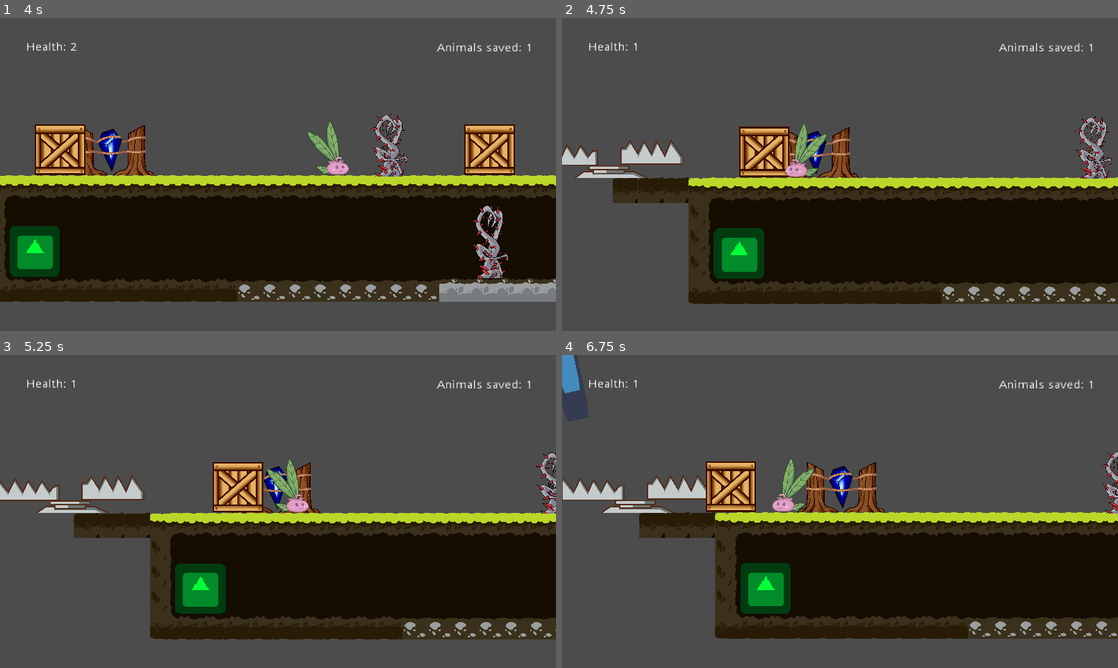
Above: before the commit, frames 1-4 (two rows, left to right).
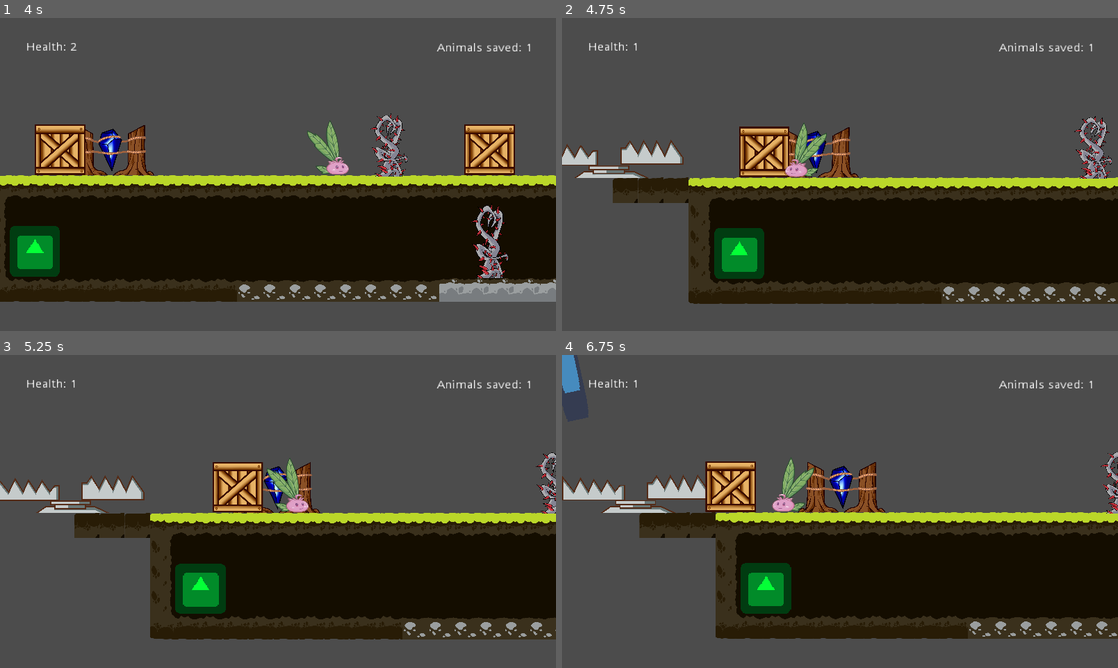
Above: after the commit, the same moments.

Repository: DamianKoch1/OnionsAdventure
Game: Godot game, scene res://Levels/Prototype.tscn
Two runs of this game, one before a commit and one after it. Both use one fixed random seed, a clock stepped at 60 frames per second and the inputs below. The engine's default icon, where the game draws it, is replaced by a stand-in: a white triangle on a blue panel in a dark square.
Inputs:
- Up to frame 1 (4 s): hold Right (ui_right) 0.53-2.03 s; tap E (push) every 0.75 s from 0.6 to 3.6 s; tap Space (jump) at 0.77, 1.52, 3.02, 3.77 s; hold Left (ui_left) 2.03-2.78 s; hold Right (ui_right) from 2.78 s (still down)
- Up to frame 2 (4.75 s): release Right (ui_right) at 4.28 s; hold Left (ui_left) from 4.28 s (still down); tap E (push) at 4.35 s; tap Space (jump) at 4.52 s
- Up to frame 3 (5.25 s): release Left (ui_left) at 5.03 s; hold Right (ui_right) from 5.03 s (still down); tap E (push) at 5.1 s
- Up to frame 4 (6.75 s): release Right (ui_right) at 5.78 s; hold Left (ui_left) from 5.78 s (still down); tap E (push) at 5.85, 6.6 s; tap Space (jump) at 6.02 s

Frame 1 is identical in both runs. In frame 2, 0.2% of the frame differs, in the area x 0-100%, y 31-91%; in frame 3, 0.3%; in frame 4, 0.5%, in the area x 0-100%, y 0-90%.

Commit message:
box and traps now reset on respawn, thornbushes crash

Diff:
--- a/Levels/Level 1.tscn
+++ b/Levels/Level 1.tscn
@@ -82,7 +82,7 @@
 "values": [ 0.0, 90.0 ]
 }
 
-[node name="Node2D" instance=ExtResource( 1 )]
+[node name="Node2D" index="0" instance=ExtResource( 1 )]
 
 _sections_unfolded = [ "Transform" ]
 
--- a/Levels/Level 2.tscn
+++ b/Levels/Level 2.tscn
@@ -14,7 +14,7 @@
 [ext_resource path="res://Objects/Ladder/Ladder.tscn" type="PackedScene" id=12]
 [ext_resource path="res://Objects/Ladder/asset_vine_1.png" type="Texture" id=13]
 
-[node name="Node2D" index="0" instance=ExtResource( 1 )]
+[node name="Node2D" instance=ExtResource( 1 )]
 
 _sections_unfolded = [ "Transform" ]
 
--- a/Objects/Box/Box.gd
+++ b/Objects/Box/Box.gd
@@ -7,6 +7,10 @@
 export var gravity = 12
 onready var worldNode = get_parent()
 onready var ray = $RayCast2D
+var startpos
+
+func _ready():
+	startpos = global_position
 
 func _physics_process(delta):
 	rayUpdate()
@@ -21,7 +25,9 @@
 
 func _on_Area2D_body_entered(body):
 	if body.name == "Onion":
-		player = body
+		if player == null:
+			player = body
+			player.connect("loseHp", self, "resetPos")
 		if Input.is_action_just_pressed("push"):
 			if isPushed == true:
 				isPushed = false
@@ -49,3 +55,6 @@
 		obj.add_child(self)
 		set_global_transform(transf)
 		rotation_degrees = 0
+
+func resetPos():
+	global_position = startpos
--- a/Objects/Runes/FireStone.gd
+++ b/Objects/Runes/FireStone.gd
@@ -2,19 +2,30 @@
 
 export(NodePath) var objToDestroyPath
 export var destroyRadius = 300
+var objToDestroyParent
 
 var objToDestroy
 var triggered = false
+var player
 
 func _ready():
 	if objToDestroyPath != null:
 		objToDestroy = get_node(objToDestroyPath)
 
+
 func _on_FireStoneTrigger_body_entered(body):
 	if body.name == "Onion":
+		if player == null:
+			player = body
+			player.connect("loseHp", self, "resetObj")
 		if body.motion.y > body.gravity*15:
 			if triggered == false:
 				var distanceToObject = global_position.distance_to(objToDestroy.global_position)
 				if body.motion.y > 3 && global_position.distance_to(objToDestroy.global_position) < destroyRadius:
-					objToDestroy.get_parent().remove_child(objToDestroy)
+					objToDestroyParent = objToDestroy.get_parent()
+					objToDestroyParent.remove_child(objToDestroy)
 					triggered = true
+
+func resetObj():
+	objToDestroyParent.add_child(objToDestroy)
+	triggered = false
--- a/Objects/Trap/Trap.gd
+++ b/Objects/Trap/Trap.gd
@@ -3,13 +3,18 @@
 var triggered = false
 onready var triggeredBody = $triggeredTrap/CollisionShape2D
 onready var player = get_parent().find_node("Onion")
+var triggerCD = 0
 
 func _ready():
 	triggeredBody.disabled = true
 	player.connect("loseHp", self, "open")
 
+
+func _physics_process(delta):
+	triggerCD = max(triggerCD-delta, 0)
+
 func _on_Trap_body_entered(body):
-	if triggered == false:
+	if triggered == false && triggerCD == 0:
 		if body.name != "StaticBody2D" && body.name != "TileMap":
 			triggered = true
 			triggeredBody.disabled = false
@@ -18,4 +23,7 @@
 				body.health -= 1
 
 func open():
+	triggerCD = 1
 	$AnimationPlayer.play("Open")
+	triggeredBody.disabled = true
+	triggered = false
